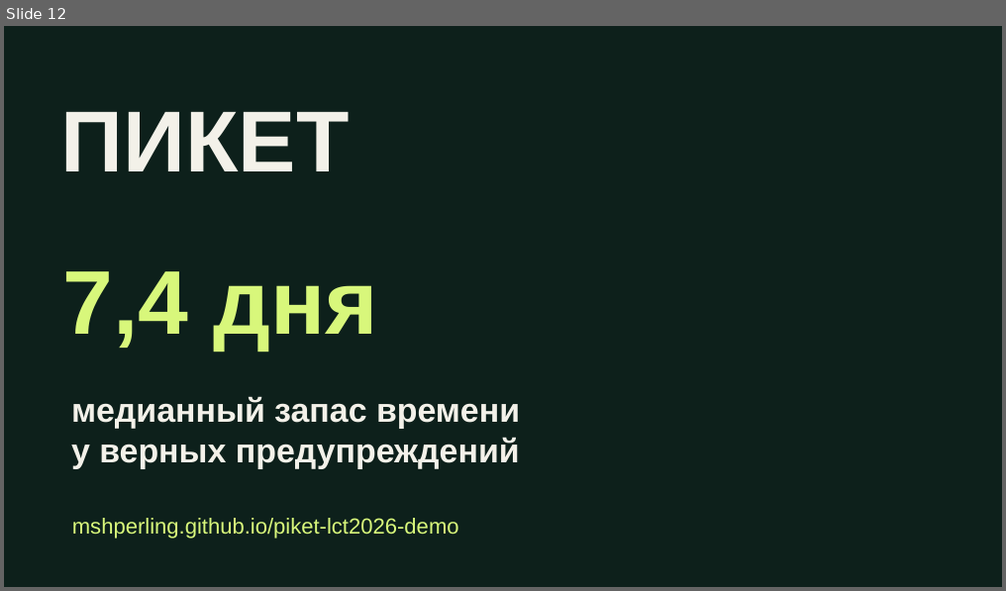
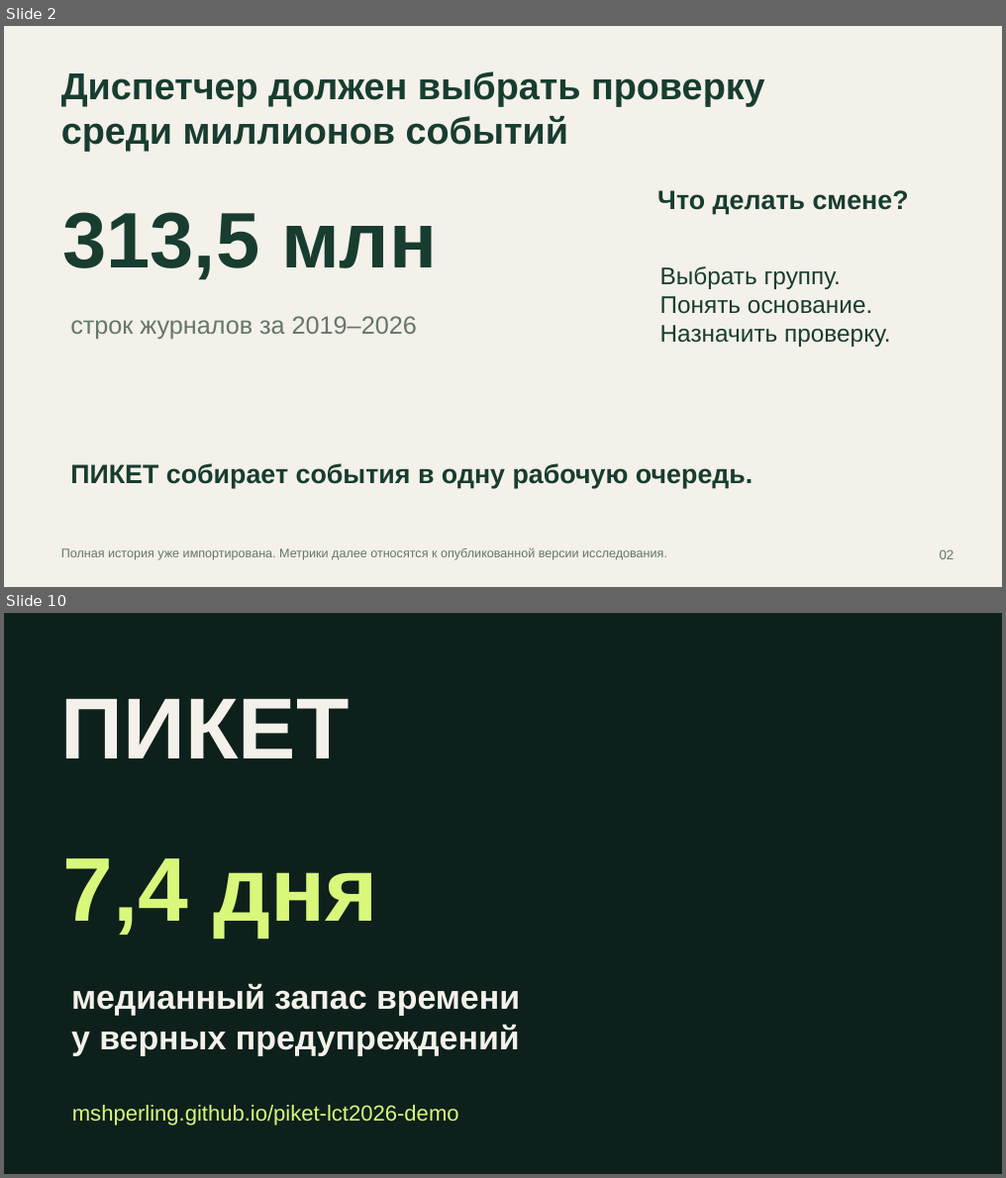
Before and after one commit to mshperling/piket-lct2026-demo, a slide deck: PIKET_LCT2026.pptx. Shown one above the other, each under a label of ours: slide 12 before the commit, slides 2 and 10 after it; the slides between them are not shown. The pictures are 1006x591 and 1006x1178 pixels, drawn with LibreOffice and Linux fonts; fonts in the diff are those of the drawing. Boxes give left, top, right and bottom in pixels: in the first picture for what was removed or moved away, otherwise in the second. Text is boxed around its words. In the diff, an @@ line names an element or a change of style, - is before the commit and + after.

```diff
--- a/PIKET_LCT2026.pptx
+++ b/PIKET_LCT2026.pptx
@@ slide 2 added at (x1=4, y1=26, x2=1002, y2=587), background #F3F1E9 @@
@@ text added at (x1=61, y1=72, x2=765, y2=152), 36 pt, text #183C30, bold @@
+Диспетчер должен выбрать проверку
+среди миллионов событий
@@ text added at (x1=657, y1=190, x2=909, y2=214), 25.5 pt, text #183C30, bold @@
+Что делать смене?
@@ text added at (x1=62, y1=212, x2=437, y2=280), 75.8 pt, text #183C30, bold @@
+313,5 млн
@@ text added at (x1=660, y1=267, x2=891, y2=347), 23.2 pt, text #183C30 @@
+Выбрать группу.
+Понять основание.
+Назначить проверку.
@@ text added at (x1=70, y1=316, x2=417, y2=339), 24 pt, text #65766B @@
+строк журналов за 2019–2026
@@ text added at (x1=70, y1=464, x2=752, y2=488), 25.5 pt, text #183C30, bold @@
+ПИКЕТ собирает события в одну рабочую очередь.
@@ text added at (x1=61, y1=548, x2=667, y2=561), 12 pt, text #65766B @@
+Полная история уже импортирована. Метрики далее относятся к опубликованной версии исследования.
@@ text added at (x1=940, y1=550, x2=954, y2=560), 12.8 pt, text #65766B @@
+02
@@ what was slide 12 is now slide 10 @@
```
Also in this commit, not shown: 12 slides changed, 4 other slides added, 5 slides removed, 11 other files.
